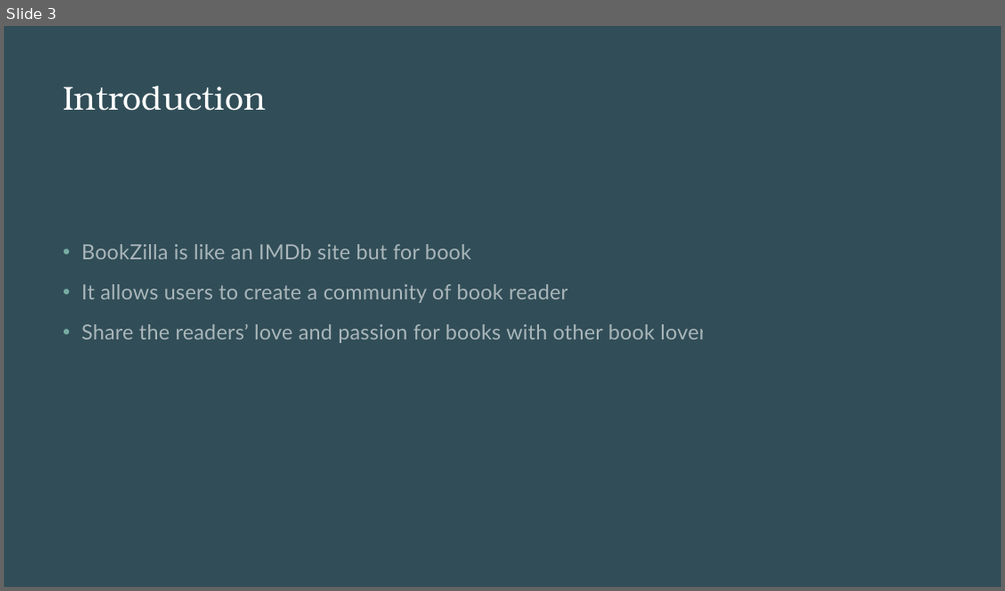
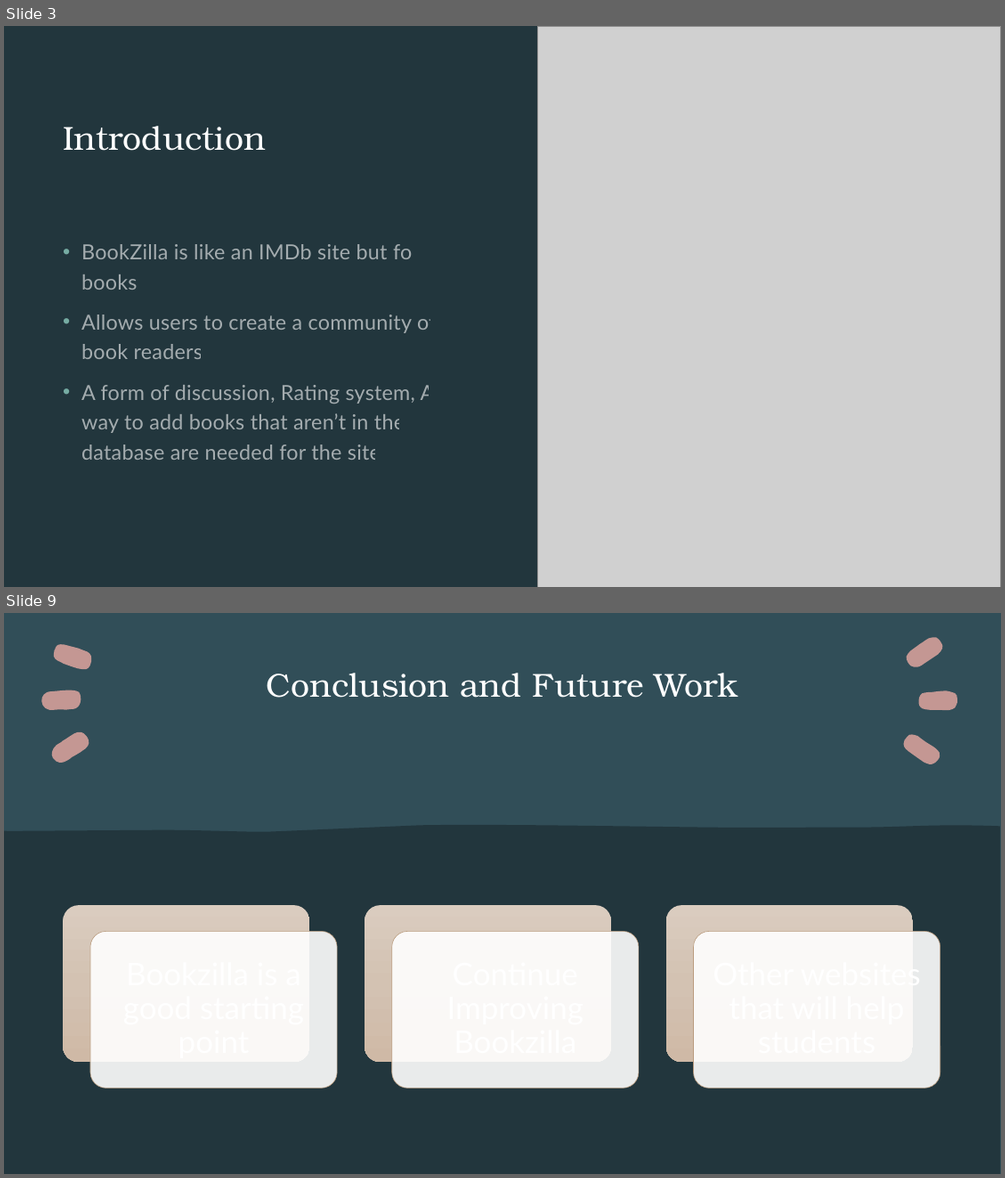
Before and after one commit to BookZilla-ENSE-374/BookZilla, a slide deck: Project Files/General/BookZilla.pptx. Shown one above the other, each under a label of ours: slide 3 before the commit, slides 3 and 9 after it; the slides between them are not shown. The pictures are 1005x591 and 1005x1178 pixels, drawn with LibreOffice and Linux fonts; fonts in the diff are those of the drawing; grey boxes stand for pictures. Boxes give left, top, right and bottom in pixels: in the first picture for what was removed or moved away, otherwise in the second. Text is boxed around its words. In the diff, an @@ line names an element or a change of style, - is before the commit and + after.

```diff
--- a/Project Files/General/BookZilla.pptx
+++ b/Project Files/General/BookZilla.pptx
@@ slide 9 added at (4,613,1001,1174), background #22363D @@
@@ rectangle added at (4,613,1001,1174), fill #314E58 @@
@@ freeform shape added at (904,631,945,674), fill #C49793 @@
@@ freeform shape added at (52,643,93,670), fill #C49793 @@
@@ freeform shape added at (33,682,84,719), fill #C49793 @@
@@ title added at (267,673,738,698), 32 pt, text #FFFFFF @@
+Conclusion and Future Work
@@ freeform shape added at (919,690,956,710), fill #C49793 @@
@@ freeform shape added at (50,727,91,767), fill #C49793 @@
@@ freeform shape added at (902,728,942,771), fill #C49793 @@
@@ freeform shape added at (4,825,1000,1174), fill #22363D @@
@@ group added at (63,906,940,1088): 6 rounded rectangles @@
@@ slide 3 changed as well @@
@@ rectangle removed at (4,26,1001,587) @@
@@ rectangle added at (4,26,1001,587), fill #22363D @@
@@ picture added at (538,26,1001,587) @@
@@ title "Introduction" at (63,126,266,151): vertical alignment top to middle @@
@@ text at (81,314,436,459): text changed @@
-• It allows users to create a community of book readers
-• Share the readers’ love and passion for books with other book lovers
+• Allows users to create a community of book readers
+• A form of discussion, Rating system, A way to add books that aren’t in the database are needed for the site
```
Also in this commit, not shown: 1 other slide changed, 5 other slides added.
